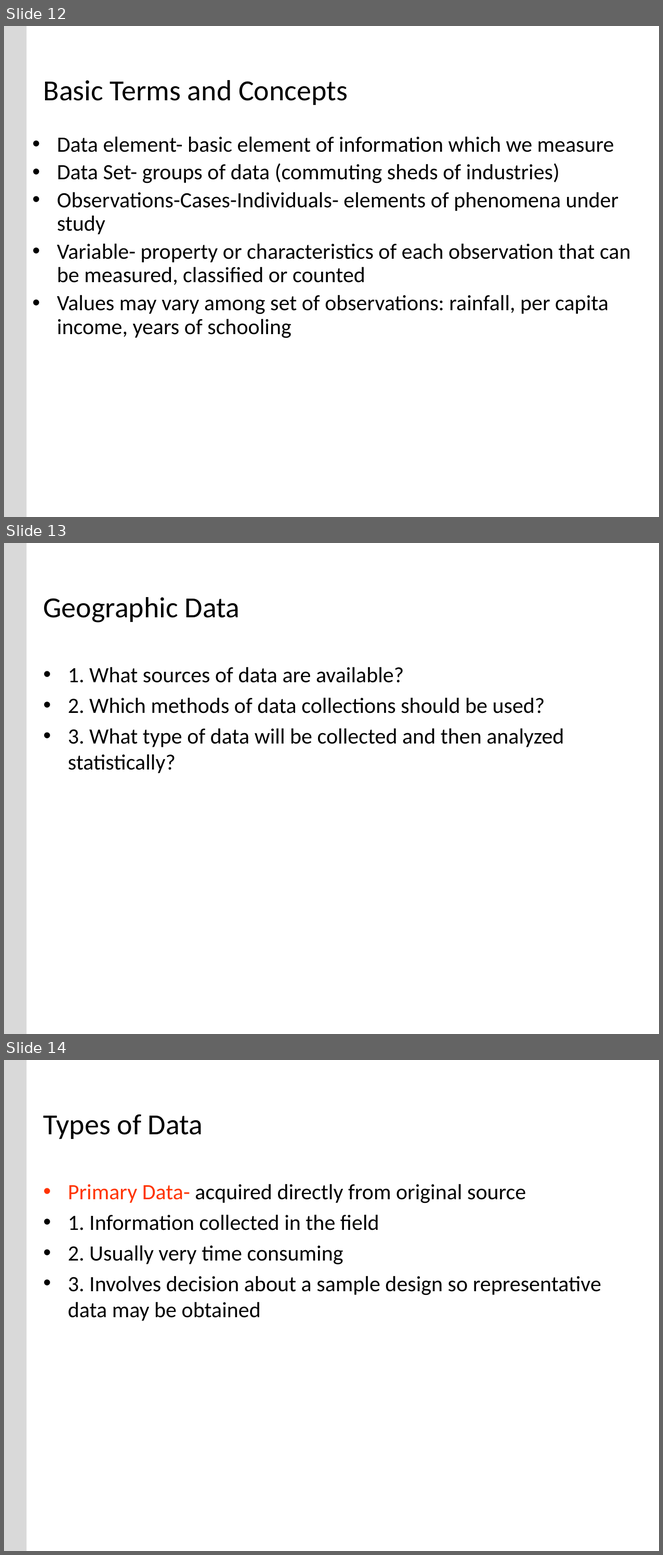
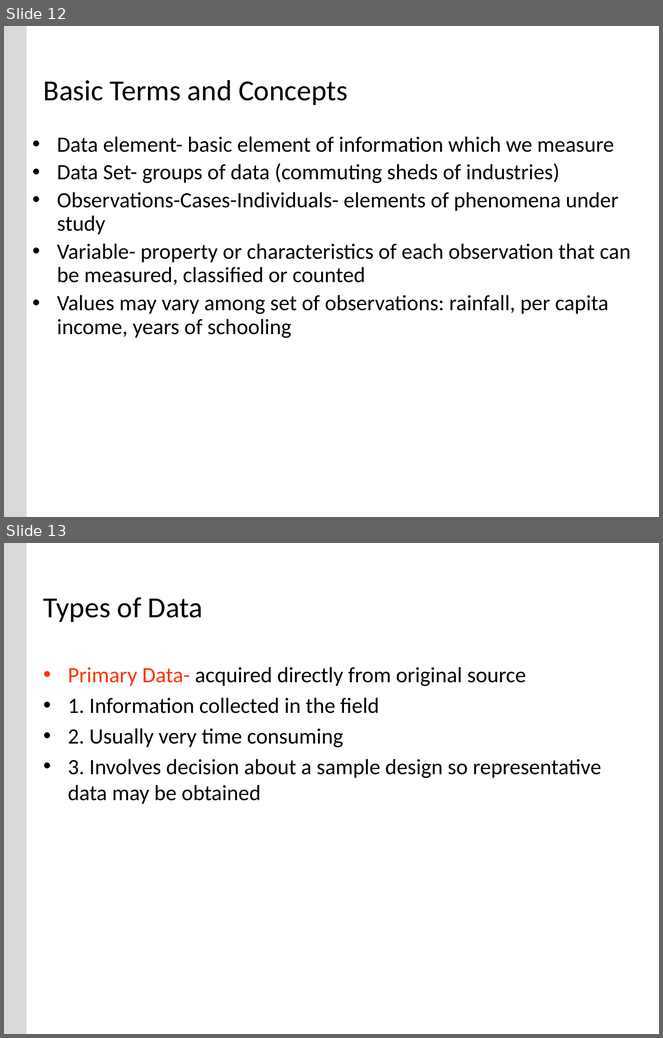
Before and after one commit to buyuhuang/csda1000_FT, a slide deck: day4/1. Lecture/day4_models_method.pptx. Shown one above the other, each under a label of ours: slides 12, 13 and 14 before the commit, slides 12 and 13 after it. The pictures are 663x1555 and 663x1038 pixels, drawn with LibreOffice and Linux fonts; fonts in the diff are those of the drawing; background and template pictures are left out. Boxes give left, top, right and bottom in pixels: in the first picture for what was removed or moved away, otherwise in the second. Text is boxed around its words. In the diff, an @@ line names an element or a change of style, - is before the commit and + after.

```diff
--- a/day4/1. Lecture/day4_models_method.pptx
+++ b/day4/1. Lecture/day4_models_method.pptx
@@ slide 13 removed at <box>4,543,659,1034</box>, background #FFFFFF; not listed: 1 template element that a slide beside it also shows @@
@@ title removed at <box>44,597,240,623</box> @@
-Geographic Data
@@ text removed at <box>68,667,564,773</box> @@
-• 1. What sources of data are available?
-• 2. Which methods of data collections should be used?
-• 3. What type of data will be collected and then analyzed statistically?
@@ what was slide 14 is now slide 13 @@
```
Also in this commit, not shown: 2 slides changed, 52 other files.
